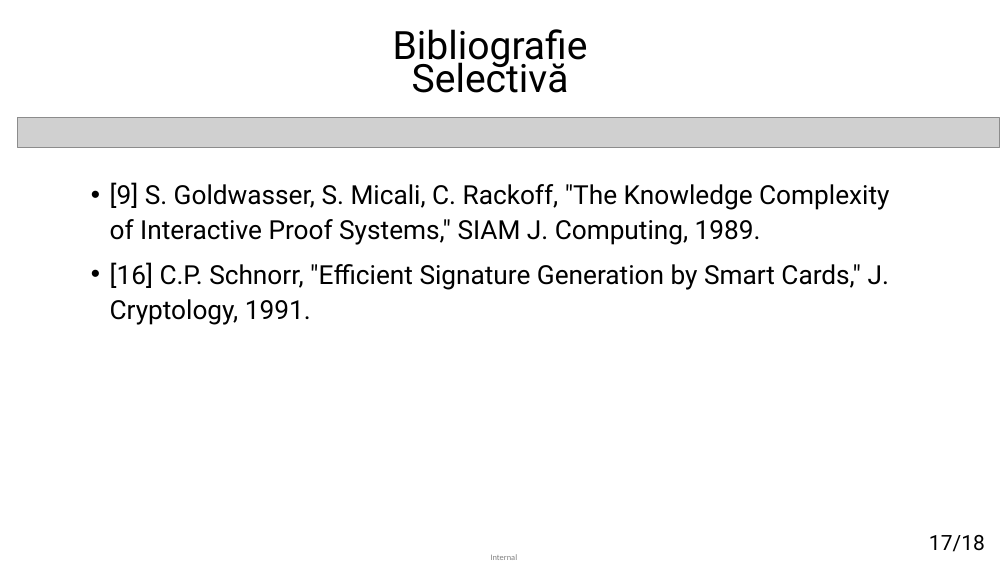
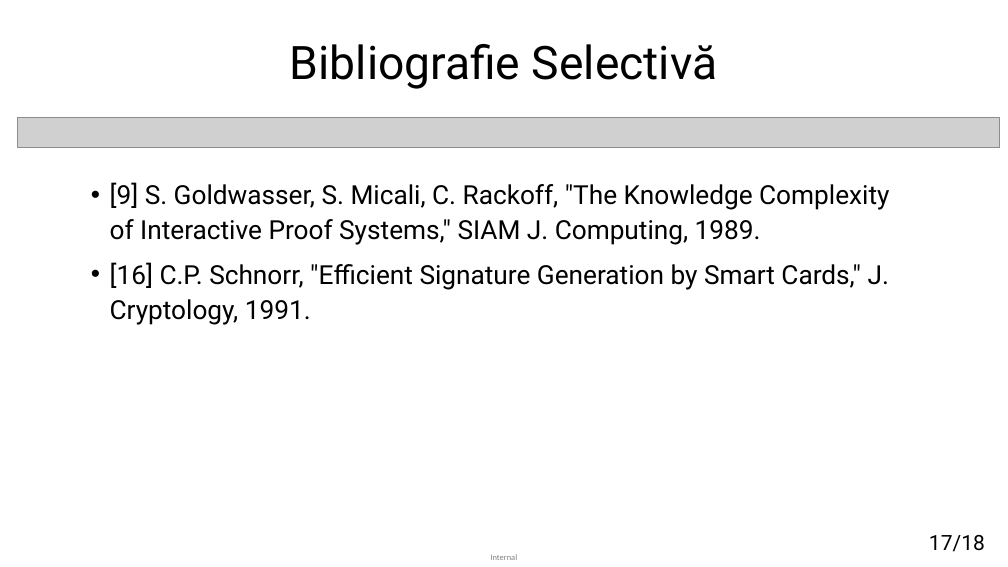
Before and after one commit to matei-rares-a/acas, a slide deck: slide 17 of docs/prezentare/current_draft/disertatie_matei_rares_prezentare_main.pptx. Drawn at 1008x567 pixels with LibreOffice and Linux fonts; fonts in the diff are those of the drawing; grey boxes stand for pictures. Boxes give left, top, right and bottom in pixels: in the first picture for what was removed or moved away, otherwise in the second. Text is boxed around its words. In the diff, an @@ line names an element or a change of style, - is before the commit and + after.

```diff
--- a/docs/prezentare/current_draft/disertatie_matei_rares_prezentare_main.pptx
+++ b/docs/prezentare/current_draft/disertatie_matei_rares_prezentare_main.pptx
@@ text at bbox=[290, 44, 718, 89]: text changed; size 37.2 to 44 pt @@
-Bibliografie
-Selectivă
+Bibliografie Selectivă
```
Also in this commit, not shown: 16 other slides changed, 11 other files.
